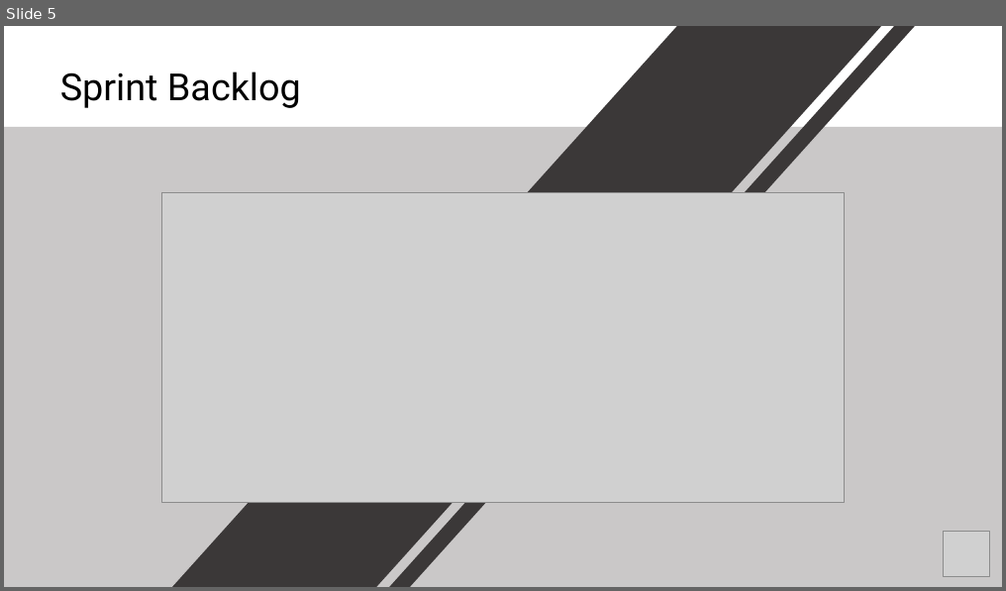
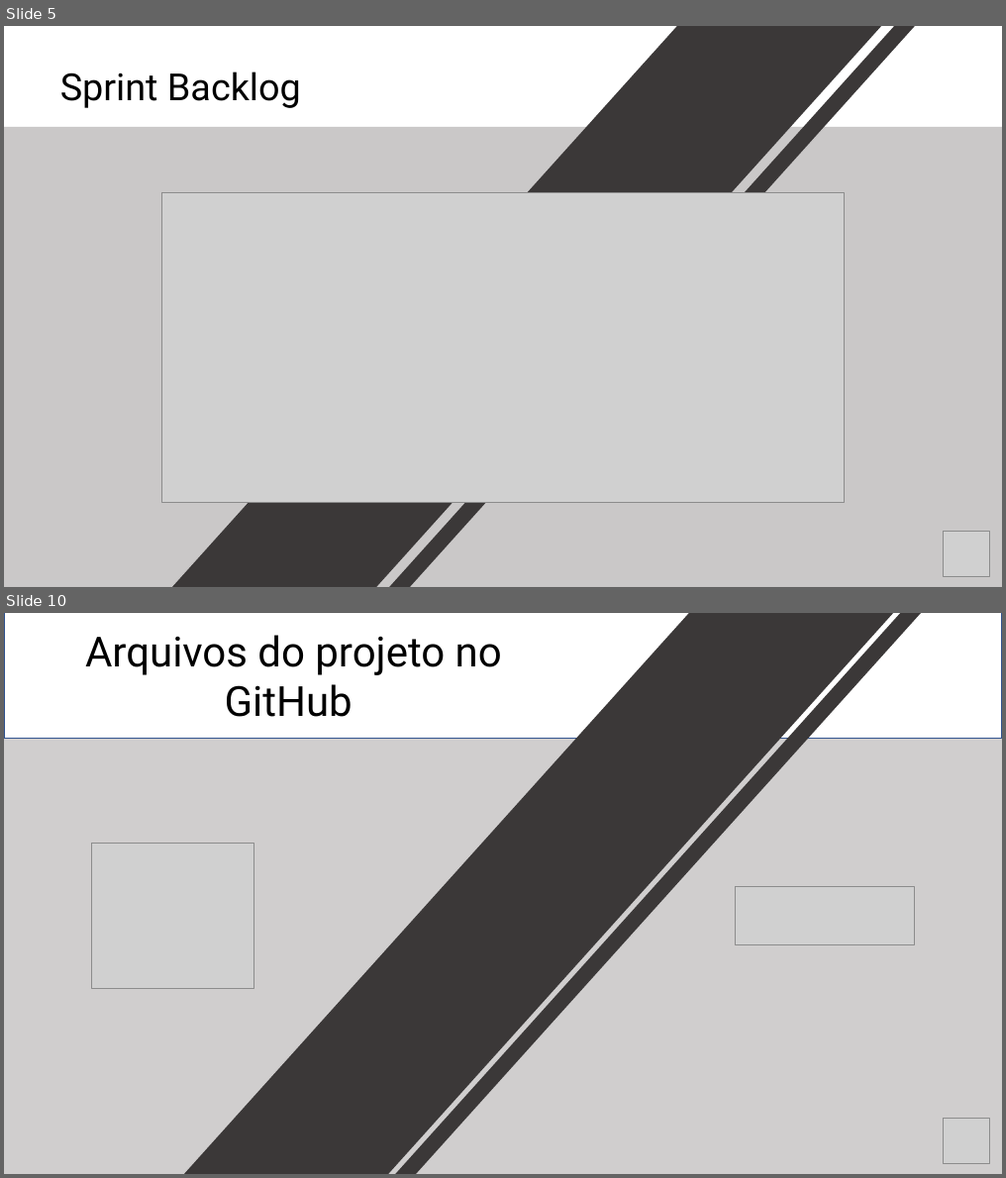
Before and after one commit to rafael-rochaalmeida/Harbor-Solutions, a slide deck: Documentação/Apresentação Sprint 2.pptx. Shown one above the other, each under a label of ours: slide 5 before the commit, slides 5 and 10 after it; the slides between them are not shown. The pictures are 1006x591 and 1006x1178 pixels, drawn with LibreOffice and Linux fonts; fonts in the diff are those of the drawing; grey boxes stand for pictures. Boxes give left, top, right and bottom in pixels: in the first picture for what was removed or moved away, otherwise in the second. Text is boxed around its words. In the diff, an @@ line names an element or a change of style, - is before the commit and + after.

```diff
--- a/Documentação/Apresentação Sprint 2.pptx
+++ b/Documentação/Apresentação Sprint 2.pptx
@@ slide 10 added at (x1=4, y1=613, x2=1002, y2=1174), background #D0CECE @@
@@ rectangle added at (x1=4, y1=613, x2=1002, y2=739), fill #FFFFFF, outline #325491 1 pt @@
@@ text added at (x1=85, y1=635, x2=502, y2=717), 40 pt, text #000000 @@
+Arquivos do projeto no GitHub
@@ rectangle added at (x1=172, y1=613, x2=896, y2=1174), fill #3B3838 @@
@@ rectangle added at (x1=302, y1=613, x2=924, y2=1174), fill #3B3838 @@
@@ picture added at (x1=92, y1=843, x2=254, y2=989) @@
@@ picture added at (x1=735, y1=886, x2=914, y2=946) @@
@@ picture added at (x1=944, y1=1118, x2=990, y2=1164) @@
```
Also in this commit, not shown: 4 slides changed, 1 slide removed, 25 other files.
